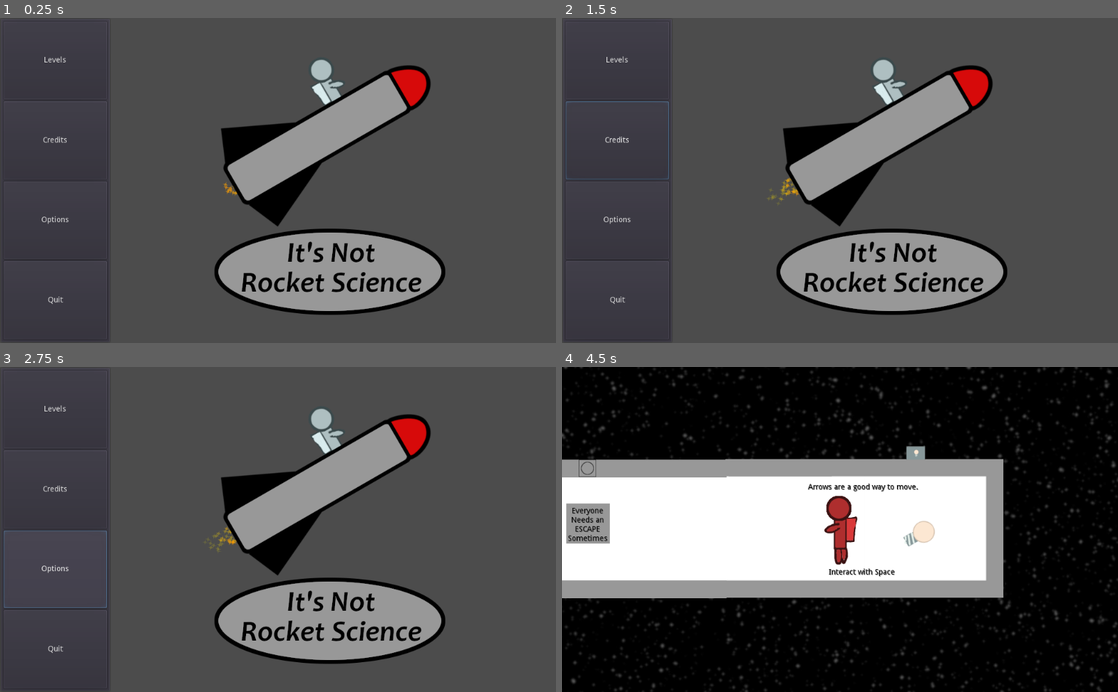
Above: before the commit, frames 1-4 (two rows, left to right).
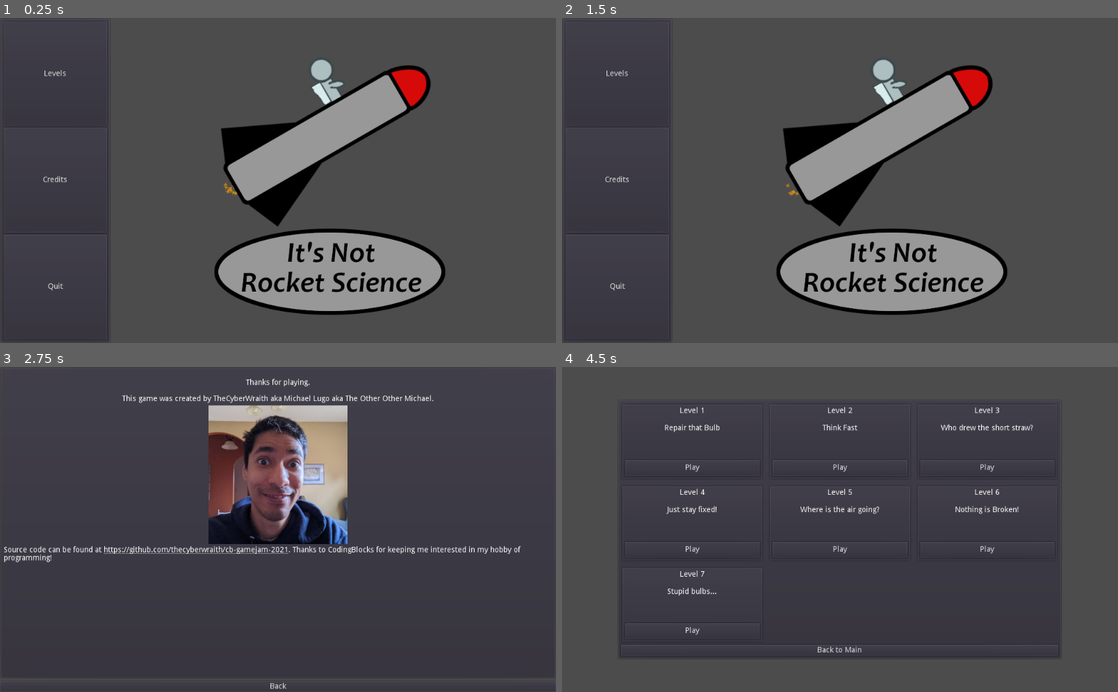
Above: after the commit, the same moments.

Repository: thecyberwraith/cb-gamejam-2021
Game: Godot game, scene res://Menus/MainMenu.tscn
Same seed, same stepped clock (60 frames per second), same inputs: the game is played once before the commit and once after it.
Inputs (mouse positions are in pixels of both pictures, inside the frame that each line leads up to):
- Up to frame 1 (0.25 s): no input
- Up to frame 2 (1.5 s): click "Credits" at 0.5 s; click (840, 336) at 1.25 s, where only the run after the commit has a clickable "Back"
- Up to frame 3 (2.75 s): click (55, 568) at 2 s, where only the run before the commit has a clickable "Options"
- Up to frame 4 (4.5 s): click (617, 409) at 2.75 s, where only the run before the commit has a clickable "Levels"; click "Play" (after the commit: "Back") at 3.5 s; click (617, 422) at 4.25 s, where only the run after the commit has a clickable "Levels"

The runs differ from the first frame. In frame 1, 0.3% of the frame differs, in the area x 0-20%, y 11-89%; in frame 2, 0.4%; in frame 3, 23%; in frame 4, 99%, in the area x 0-100%, y 0-100%.

Commit message:
Added game info.

Diff:
--- /dev/null
+++ b/Menus/BackToMain.gd
@@ -0,0 +1,4 @@
+extends Button
+
+func _ready():
+	connect("pressed", get_tree(), "change_scene", ["res://Menus/MainMenu.tscn"])
--- /dev/null
+++ b/Menus/CreditsMenu.tscn
@@ -0,0 +1,80 @@
+[gd_scene load_steps=3 format=2]
+
+[ext_resource path="res://Textures/PXL_20210124_183403999.jpg" type="Texture" id=1]
+[ext_resource path="res://Menus/BackToMain.gd" type="Script" id=2]
+
+[node name="Credits" type="Control"]
+anchor_right = 1.0
+anchor_bottom = 1.0
+__meta__ = {
+"_edit_use_anchors_": false
+}
+
+[node name="VBoxContainer" type="VBoxContainer" parent="."]
+anchor_right = 1.0
+anchor_bottom = 1.0
+__meta__ = {
+"_edit_use_anchors_": false
+}
+
+[node name="ScrollContainer" type="ScrollContainer" parent="VBoxContainer"]
+margin_right = 1024.0
+margin_bottom = 576.0
+size_flags_horizontal = 3
+size_flags_vertical = 3
+
+[node name="VBoxContainer" type="PanelContainer" parent="VBoxContainer/ScrollContainer"]
+margin_right = 1024.0
+margin_bottom = 576.0
+size_flags_horizontal = 3
+size_flags_vertical = 3
+
+[node name="VBoxContainer" type="VBoxContainer" parent="VBoxContainer/ScrollContainer/VBoxContainer"]
+margin_left = 7.0
+margin_top = 7.0
+margin_right = 1017.0
+margin_bottom = 569.0
+
+[node name="RichTextLabel" type="RichTextLabel" parent="VBoxContainer/ScrollContainer/VBoxContainer/VBoxContainer"]
+margin_right = 1010.0
+margin_bottom = 60.0
+size_flags_horizontal = 3
+size_flags_vertical = 0
+bbcode_enabled = true
+bbcode_text = "[center]
+Thanks for playing.
+
+This game was created by TheCyberWraith aka Michael Lugo aka The Other Other Michael."
+text = "
+Thanks for playing.
+
+This game was created by TheCyberWraith aka Michael Lugo aka The Other Other Michael."
+fit_content_height = true
+
+[node name="TextureRect" type="TextureRect" parent="VBoxContainer/ScrollContainer/VBoxContainer/VBoxContainer"]
+margin_top = 64.0
+margin_right = 1010.0
+margin_bottom = 320.0
+size_flags_vertical = 0
+texture = ExtResource( 1 )
+stretch_mode = 4
+__meta__ = {
+"_edit_use_anchors_": false
+}
+
+[node name="RichTextLabel2" type="RichTextLabel" parent="VBoxContainer/ScrollContainer/VBoxContainer/VBoxContainer"]
+margin_top = 324.0
+margin_right = 1010.0
+margin_bottom = 354.0
+size_flags_horizontal = 3
+bbcode_enabled = true
+bbcode_text = "Source code can be found at [url]https://github.com/thecyberwraith/cb-gamejam-2021[/url]. Thanks to CodingBlocks for keeping me interested in my hobby of programming!"
+text = "Source code can be found at https://github.com/thecyberwraith/cb-gamejam-2021. Thanks to CodingBlocks for keeping me interested in my hobby of programming!"
+fit_content_height = true
+
+[node name="Button" type="Button" parent="VBoxContainer"]
+margin_top = 580.0
+margin_right = 1024.0
+margin_bottom = 600.0
+text = "Back"
+script = ExtResource( 2 )
--- a/Menus/MainButtons.gd
+++ b/Menus/MainButtons.gd
@@ -2,12 +2,13 @@
 
 onready var levels = get_node("LevelsButton")
 onready var credits = get_node("CreditsButton")
-onready var options = get_node("OptionsButton")
 onready var quit = get_node("QuitButton")
 
 const LevelsMenu: PackedScene = preload("res://Menus/LevelsMenu.tscn")
 const QuitMenu: PackedScene = preload("res://Menus/QuitMenu.tscn")
+const CreditsMenu: PackedScene = preload("res://Menus/CreditsMenu.tscn")
 
 func _ready():
-	levels.connect("button_up", get_tree(), "change_scene_to", [LevelsMenu])
-	quit.connect("button_up", get_tree(), "change_scene_to", [QuitMenu])
+	levels.connect("pressed", get_tree(), "change_scene_to", [LevelsMenu])
+	credits.connect("pressed", get_tree(), "change_scene_to", [CreditsMenu])
+	quit.connect("pressed", get_tree(), "change_scene_to", [QuitMenu])
--- a/Menus/MainMenu.tscn
+++ b/Menus/MainMenu.tscn
@@ -35,26 +35,19 @@
 
 [node name="LevelsButton" type="Button" parent="HBoxContainer/PanelContainer/VBoxContainer"]
 margin_right = 190.0
-margin_bottom = 143.0
+margin_bottom = 192.0
 size_flags_vertical = 3
 text = "Levels"
 
 [node name="CreditsButton" type="Button" parent="HBoxContainer/PanelContainer/VBoxContainer"]
-margin_top = 147.0
+margin_top = 196.0
 margin_right = 190.0
-margin_bottom = 291.0
+margin_bottom = 389.0
 size_flags_vertical = 3
 text = "Credits"
 
-[node name="OptionsButton" type="Button" parent="HBoxContainer/PanelContainer/VBoxContainer"]
-margin_top = 295.0
-margin_right = 190.0
-margin_bottom = 438.0
-size_flags_vertical = 3
-text = "Options"
-
 [node name="QuitButton" type="Button" parent="HBoxContainer/PanelContainer/VBoxContainer"]
-margin_top = 442.0
+margin_top = 393.0
 margin_right = 190.0
 margin_bottom = 586.0
 size_flags_vertical = 3
Binary file added: Textures/PXL_20210124_183403999.jpg
Not shown, added: Textures/PXL_20210124_183403999.jpg.import
Not shown, changed: README.md
